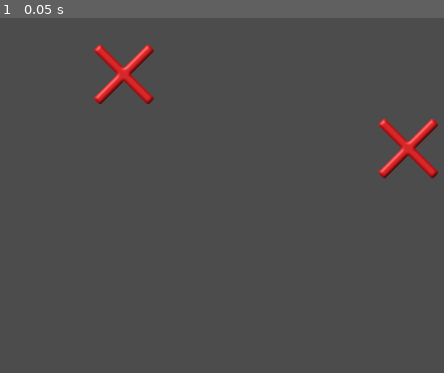
Above: before the commit, frame 1.
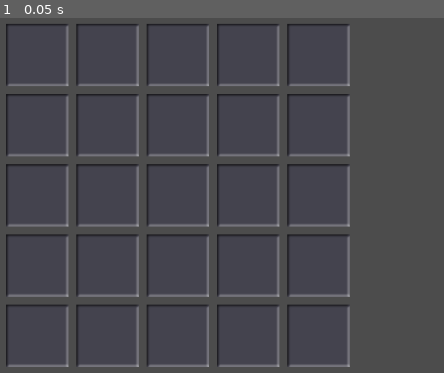
Above: after the commit, the same moment.

Repository: vibrunazo/godot-ttt
Game: Godot game, scene res://scenes/main.tscn
Same seed, same stepped clock (60 frames per second), same inputs: the game is played once before the commit and once after it.
Inputs:
- Up to frame 1 (0.05 s): no input

The runs differ from the first frame. In frame 1, 9.6% of the frame differs, in the area x 1-99%, y 1-99%.

Commit message:
build grid

Diff:
--- a/scenes/ball.tscn
+++ b/scenes/ball.tscn
@@ -5,5 +5,5 @@
 [node name="ball" type="Node2D"]
 
 [node name="Sprite" type="Sprite" parent="."]
-scale = Vector2( 0.2, 0.2 )
+scale = Vector2( 0.15, 0.15 )
 texture = ExtResource( 1 )
--- a/scenes/grid.gd
+++ b/scenes/grid.gd
@@ -2,6 +2,10 @@
 
 var state = 'play'
 var ball_scene = preload("res://scenes/ball.tscn")
+var tile_scene = preload("res://scenes/tile.tscn")
+export var width = 3
+export var height = 3
+export var offset = 20
 
 # Declare member variables here. Examples:
 # var a = 2
@@ -11,14 +15,14 @@
 # Called when the node enters the scene tree for the first time.
 func _ready():
 	print('ready! grid!')
-	pass # Replace with function body.
+	build_grid()
 
 
 # Called every frame. 'delta' is the elapsed time since the previous frame.
-func _process(delta):
-	if state == 'play':
-		pass
-	pass
+#func _process(delta):
+#	if state == 'play':
+#		pass
+#	pass
 
 func _input(event):
 	if event.is_action_pressed("ui_touch"):
@@ -26,3 +30,14 @@
 		var new_ball = ball_scene.instance()
 		add_child(new_ball)
 		new_ball.position = event.position
+
+func build_grid():
+	print('building le grid')
+	for x in width:
+		for y in width:
+			build_tile_at(200 + x * (80 + offset/2), 100 + y * (80 + offset/2))
+
+func build_tile_at(x, y):
+	var new_tile = tile_scene.instance()
+	new_tile.position = Vector2(x, y)
+	add_child(new_tile)
--- a/scenes/main.tscn
+++ b/scenes/main.tscn
@@ -1,14 +1,8 @@
-[gd_scene load_steps=3 format=2]
+[gd_scene load_steps=2 format=2]
 
-[ext_resource path="res://scenes/ball.tscn" type="PackedScene" id=1]
 [ext_resource path="res://scenes/grid.tscn" type="PackedScene" id=2]
 
 [node name="Node2D" type="Node2D"]
 
-[node name="ball" parent="." instance=ExtResource( 1 )]
-position = Vector2( 311, 125 )
-
-[node name="ball2" parent="." instance=ExtResource( 1 )]
-position = Vector2( 675, 220 )
-
 [node name="grid" parent="." instance=ExtResource( 2 )]
+width = 5
--- /dev/null
+++ b/scenes/tile.tscn
@@ -0,0 +1,9 @@
+[gd_scene load_steps=2 format=2]
+
+[ext_resource path="res://assets/grid.png" type="Texture" id=1]
+
+[node name="tile" type="Node2D"]
+
+[node name="Sprite" type="Sprite" parent="."]
+scale = Vector2( 0.2, 0.2 )
+texture = ExtResource( 1 )
Binary file added: assets/grid.png
Not shown, added: assets/grid.png.import
